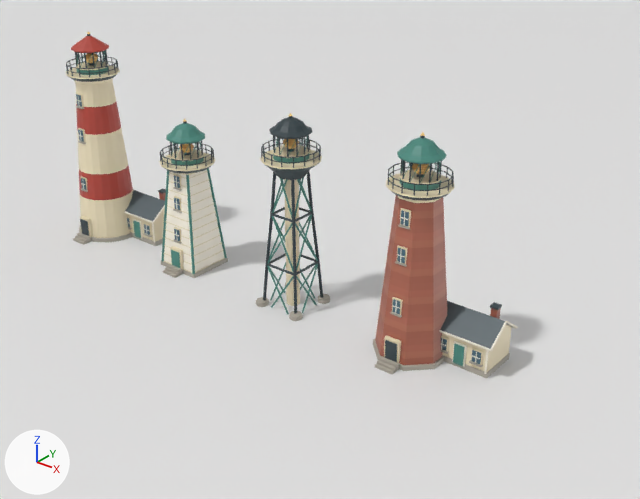
Before and after pictures for a commit that changed the Blender file art/lighthouse_kit.blend.
Camera for both pictures: a camera (50 mm lens) standing at (65.5, -67.1, 49.4) and looking at (10.9, 1.2, 7.1). Every picture has the same lights, and +X, +Y and +Z are marked at lower left. The first picture is the older version.

The first picture shows 'Brick.001', 'Copper.001', 'Copper.002', 'DoubleBand.001', 'Gallery.001', 'Gallery.002', 'Gallery.003', 'Gallery.004', 'Graphite.001', 'Ironwork.001', 'KeepersHouse.001', 'KeepersHouse.002', 'Oxblood.001', 'Studio ground', 'Timber.001'.
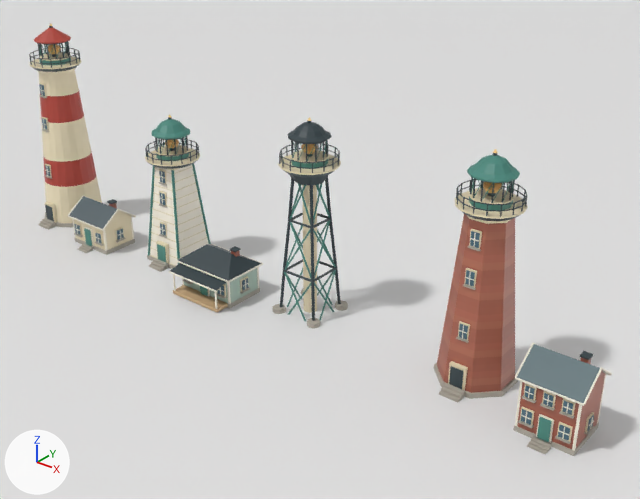
Boxes [x1, y1, x2, y2] around the edits, measured in the pictures (640 x 499 px; the box of a moved part takes in the faces that stretch with it):
'Brick.001', moved: before [373, 195, 447, 374]; after [434, 214, 518, 403]
'DoubleBand.001', moved: before [73, 78, 133, 245]; after [38, 68, 102, 230]
'BrickQuarters.001', added: after [513, 343, 612, 456]
'Ironwork.001', moved: before [256, 168, 330, 321]; after [273, 174, 348, 329]
'Timber.001', moved: before [161, 168, 228, 278]; after [147, 163, 211, 272]
'KeepersHouse.001', reshaped, moved: before [124, 189, 166, 246]; after [68, 195, 136, 255]
'PorchBungalow.001', added: after [169, 244, 263, 312]
'Gallery.004', moved: before [386, 159, 454, 201]; after [454, 177, 528, 221]
'KeepersHouse.002', deleted: before [439, 300, 518, 378]
'Gallery.003', moved: before [260, 135, 322, 172]; after [278, 140, 341, 178]
'Gallery.001', moved: before [66, 50, 120, 82]; after [29, 41, 81, 72]
'Copper.002', moved: before [397, 132, 447, 164]; after [467, 149, 520, 183]
'Gallery.002', moved: before [159, 141, 215, 174]; after [145, 136, 200, 169]
'Graphite.001', moved: before [269, 113, 312, 139]; after [288, 117, 331, 144]
'Copper.001', moved: before [166, 119, 205, 144]; after [152, 115, 190, 139]
'Oxblood.001', moved: before [71, 31, 109, 53]; after [34, 23, 71, 44]
part 1 of me_keepershouse, moved or reshaped: before [127, 218, 447, 351]; after [74, 224, 80, 235]
part 2 of me_keepershouse, rebuilt: before [134, 233, 509, 373]; after [76, 238, 133, 251]
part 3 of me_keepershouse, rebuilt: before [130, 232, 487, 378]; after [74, 238, 107, 255]
part 4 of me_keepershouse, rebuilt: before [155, 239, 510, 378]; after [106, 239, 135, 254]
part 5 of me_keepershouse, deleted: before [124, 189, 517, 367]
part 6 of me_keepershouse, built on: before [128, 189, 518, 374]; after [68, 195, 136, 253]

Patch to the scene script:
```diff
--- a/art/lighthouse_kit.blend.py
+++ b/art/lighthouse_kit.blend.py
@@ me_keepershouse @@
-me_keepershouse.from_pydata(...)  # 638 vertices, 156 faces; spans x -3.64..3.64, y -2.73..2.73, z -2.18..6.51
+me_keepershouse.from_pydata(...)  # 1238 vertices, 306 faces; spans x -3.56..3.56, y -3.7..2.66, z -2.3..5.99
+# me_keepershouse part 1: the loose piece of 4 vertices spanning x -2.41..-1.47, y -2.49, z 1.42..2.65 is moved by (-0.15, 0.0, 0.0)
+# me_keepershouse part 2: the loose piece of 4 vertices spanning x -3.2..3.2, y -2.3..2.3, z 0.62 is rebuilt with 4 vertices and now spans x -3.21..3.21, y -2.34..2.34, z 0.5
+# me_keepershouse part 3: the loose piece of 4 vertices spanning x -3.2..3.2, y -2.3, z -2.18..0.62 is rebuilt with 4 vertices and now spans x -3.21..3.21, y -2.34, z -2.3..0.5
+# me_keepershouse part 4: the loose piece of 4 vertices spanning x 3.2, y -2.3..2.3, z -2.18..0.62 is rebuilt with 4 vertices and now spans x 3.21, y -2.34..2.34, z -2.3..0.5
+# me_keepershouse part 5: 94 loose pieces with 382 vertices, spanning x -3.64..3.64, y -2.73..2.73, z 0.43..6.51, are deleted
+# me_keepershouse part 6: 116 vertices removed from x -3.64..3.64, y -2.32..2.73, z 0.43..6.4; 1098 vertices added at x -3.56..3.56, y -3.7..2.66, z 0.0..5.99
+# other edits to the shape of me_keepershouse do not show in these pictures
 me_keepershouse.materials.append(mat_coastal_paint)
@@ ob_doubleband_001 @@
 ob_doubleband_001 = bpy.data.objects.new('DoubleBand.001', me_doubleband)
-ob_doubleband_001.location = (-24.0, 0.0, 0.0)
+ob_doubleband_001.location = (-31.5, 0.0, 0.0)
@@ ob_gallery_001 @@
 ob_gallery_001 = bpy.data.objects.new('Gallery.001', me_gallery)
-ob_gallery_001.location = (-24.0, 0.0, 21.0)
+ob_gallery_001.location = (-31.5, 0.0, 21.0)
@@ ob_oxblood_001 @@
 ob_oxblood_001 = bpy.data.objects.new('Oxblood.001', me_oxblood)
-ob_oxblood_001.location = (-24.0, 0.0, 24.2)
+ob_oxblood_001.location = (-31.5, 0.0, 24.2)
@@ ob_keepershouse_001 @@
 ob_keepershouse_001 = bpy.data.objects.new('KeepersHouse.001', me_keepershouse)
-ob_keepershouse_001.location = (-18.5, 2.5, 0.0)
+ob_keepershouse_001.location = (-21.5, -3.0, 0.0)
@@ ob_timber_001 @@
 ob_timber_001 = bpy.data.objects.new('Timber.001', me_timber)
-ob_timber_001.location = (-8.0, 0.0, 0.0)
+ob_timber_001.location = (-10.5, 0.0, 0.0)
@@ ob_gallery_002 @@
 ob_gallery_002 = bpy.data.objects.new('Gallery.002', me_gallery)
-ob_gallery_002.location = (-8.0, 0.0, 13.0)
+ob_gallery_002.location = (-10.5, 0.0, 13.0)
@@ ob_copper_001 @@
 ob_copper_001 = bpy.data.objects.new('Copper.001', me_copper)
-ob_copper_001.location = (-8.0, 0.0, 16.2)
+ob_copper_001.location = (-10.5, 0.0, 16.2)
@@ ob_ironwork_001 @@
 ob_ironwork_001 = bpy.data.objects.new('Ironwork.001', me_ironwork)
-ob_ironwork_001.location = (8.0, 0.0, 0.0)
+ob_ironwork_001.location = (10.5, 0.0, 0.0)
@@ ob_gallery_003 @@
 ob_gallery_003 = bpy.data.objects.new('Gallery.003', me_gallery)
-ob_gallery_003.location = (8.0, 0.0, 17.0)
+ob_gallery_003.location = (10.5, 0.0, 17.0)
@@ ob_graphite_001 @@
 ob_graphite_001 = bpy.data.objects.new('Graphite.001', me_graphite)
-ob_graphite_001.location = (8.0, 0.0, 20.2)
+ob_graphite_001.location = (10.5, 0.0, 20.2)
@@ ob_brick_001 @@
 ob_brick_001 = bpy.data.objects.new('Brick.001', me_brick)
-ob_brick_001.location = (24.0, 0.0, 0.0)
+ob_brick_001.location = (31.5, 0.0, 0.0)
@@ ob_gallery_004 @@
 ob_gallery_004 = bpy.data.objects.new('Gallery.004', me_gallery)
-ob_gallery_004.location = (24.0, 0.0, 18.0)
+ob_gallery_004.location = (31.5, 0.0, 18.0)
@@ ob_copper_002 @@
 ob_copper_002 = bpy.data.objects.new('Copper.002', me_copper)
-ob_copper_002.location = (24.0, 0.0, 21.2)
+ob_copper_002.location = (31.5, 0.0, 21.2)
@@ ob_keepershouse_002 @@
-ob_keepershouse_002 = bpy.data.objects.new('KeepersHouse.002', me_keepershouse)
@@ ob_brickquarters_001 @@
+ob_brickquarters_001 = bpy.data.objects.new('BrickQuarters.001', me_brickquarters)  # 1598 vertices, 396 faces; spans x -3.24..3.24, y -3.95..2.91, z -2.3..8.2
+ob_brickquarters_001.location = (41.5, -3.0, 0.0)
@@ ob_porchbungalow_001 @@
+ob_porchbungalow_001 = bpy.data.objects.new('PorchBungalow.001', me_porchbungalow)  # 1242 vertices, 311 faces; spans x -4.18..4.18, y -4.39..2.87, z -2.3..5.76
+ob_porchbungalow_001.location = (-0.5, -3.0, 0.0)
```
